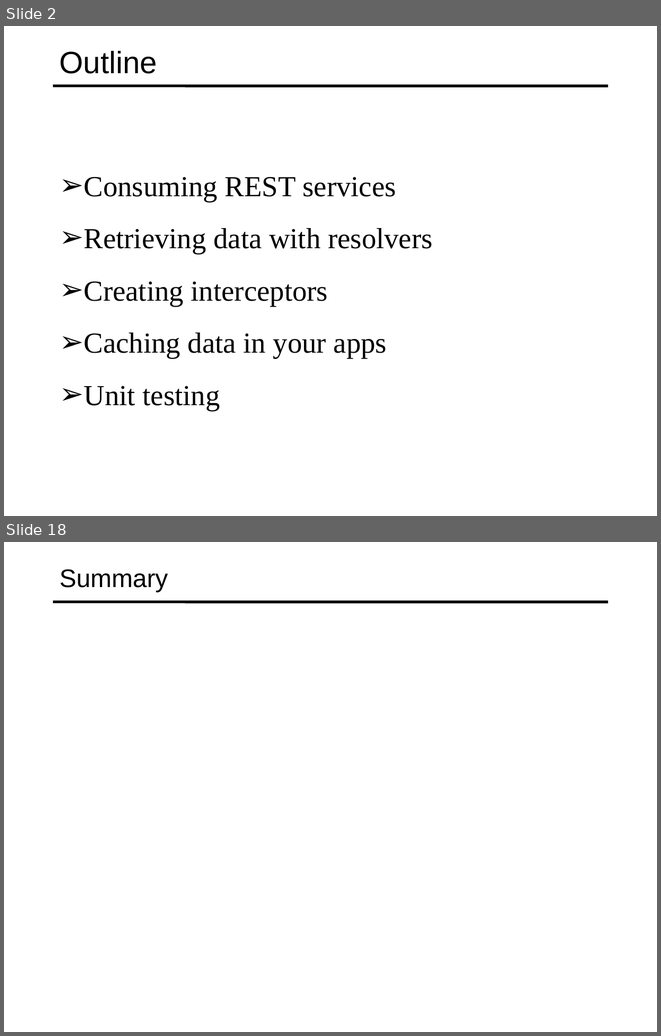
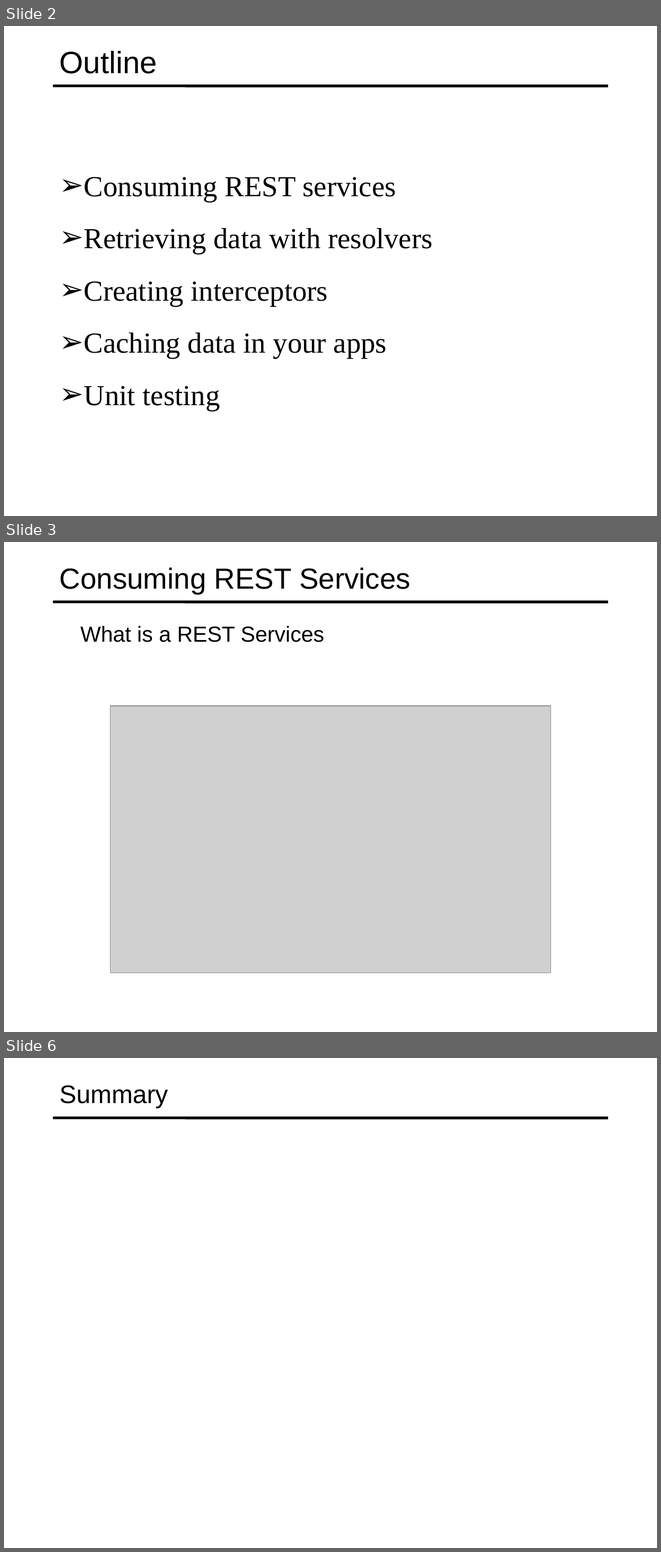
Before and after one commit to specter01wj/Jago_Link_Training, a slide deck: Angular/Angular12/Deep Dive/Angular HTTP Communication/1_Consuming REST Services/L1_Consuming REST Services.ppt. Shown one above the other, each under a label of ours: slides 2 and 18 before the commit, slides 2, 3 and 6 after it; the slides between them are not shown. The pictures are 661x1036 and 661x1552 pixels, drawn with LibreOffice and Linux fonts; fonts in the diff are those of the drawing; grey boxes stand for pictures. Boxes give left, top, right and bottom in pixels: in the first picture for what was removed or moved away, otherwise in the second. Text is boxed around its words. In the diff, an @@ line names an element or a change of style, - is before the commit and + after.

```diff
--- a/Angular/Angular12/Deep Dive/Angular HTTP Communication/1_Consuming REST Services/L1_Consuming REST Services.ppt
+++ b/Angular/Angular12/Deep Dive/Angular HTTP Communication/1_Consuming REST Services/L1_Consuming REST Services.ppt
@@ slide 3 added at box(4, 542, 657, 1032), background #FFFFFF; not listed: 1 template element that a slide beside it also shows @@
@@ title added at box(60, 567, 411, 594), 32 pt, text #000000 @@
+Consuming REST Services
@@ text added at box(80, 626, 324, 642), 24 pt, text #000000 @@
+  What is a REST Services
@@ picture added at box(111, 706, 551, 973) @@
@@ what was slide 18 is now slide 6 @@
```
Also in this commit, not shown: 1 slide changed, 2 other slides added, 15 slides removed.
